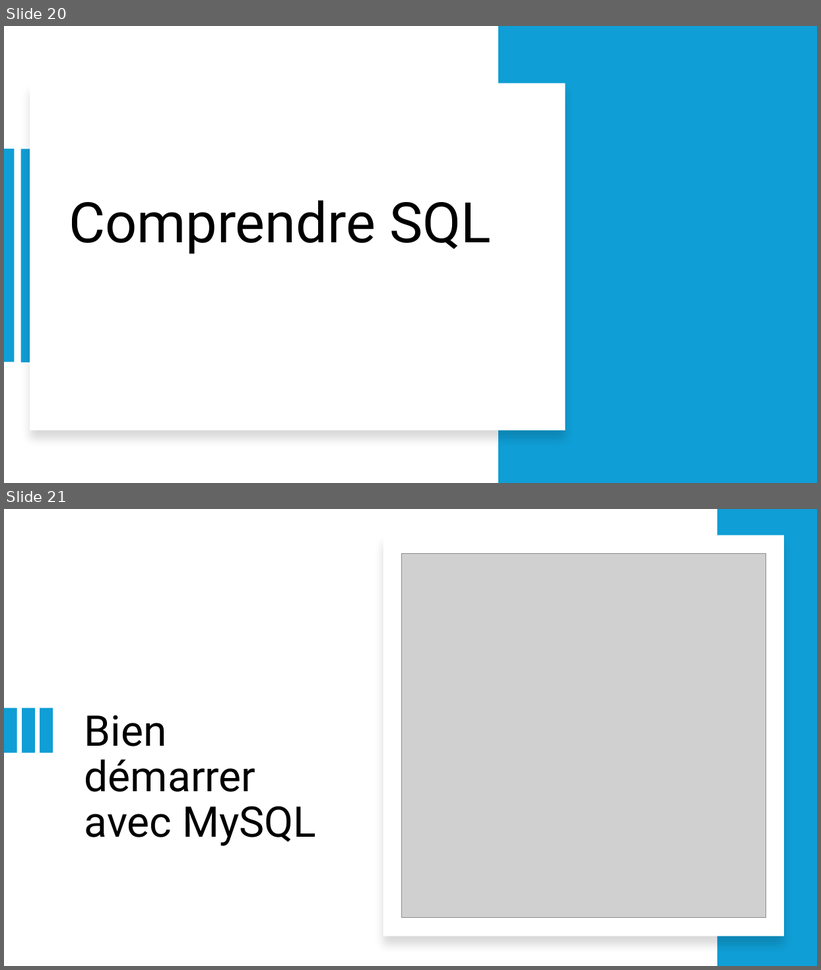
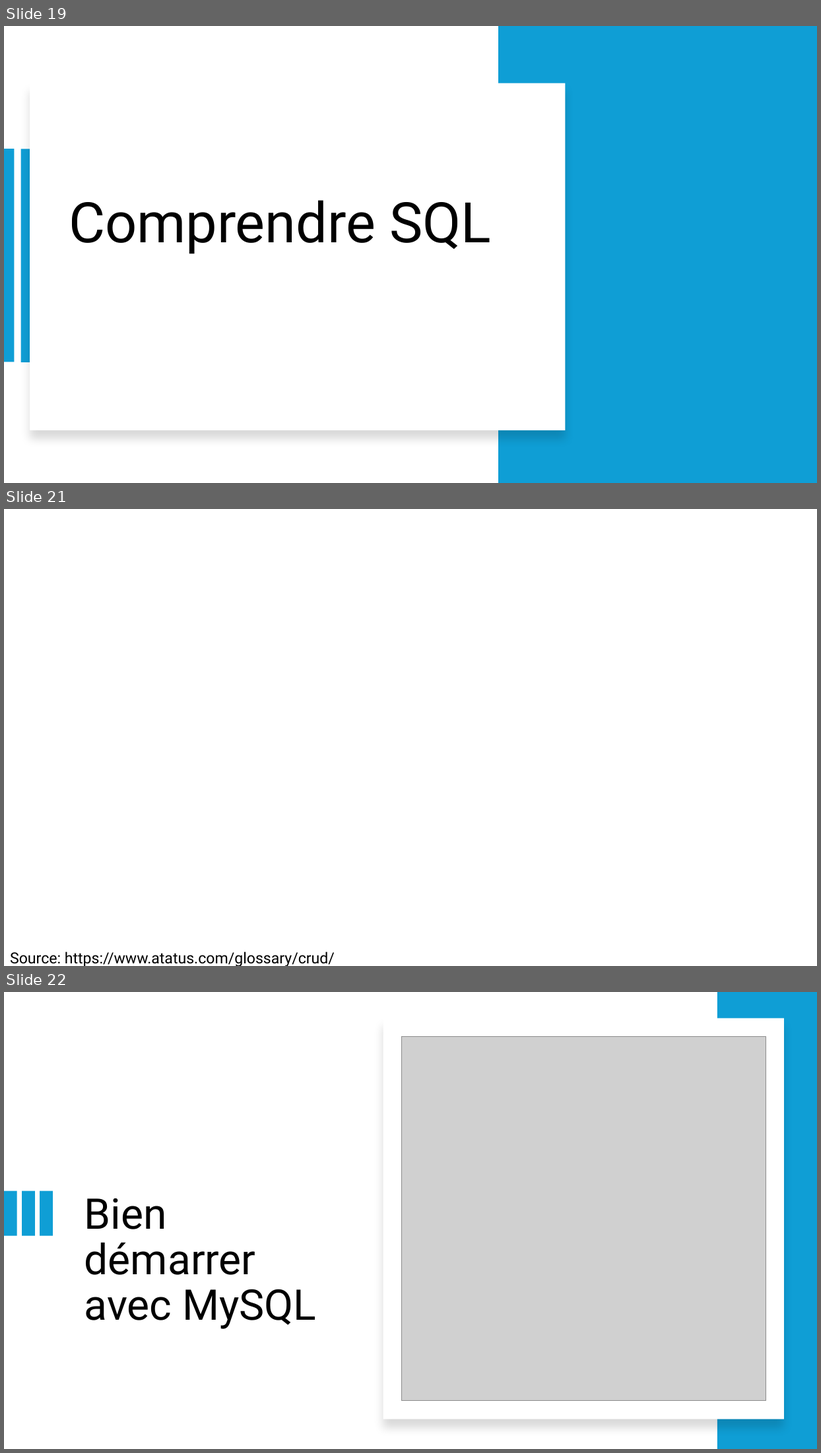
Before and after one commit to LeCoinStat/LeCoinStat, a slide deck: Bien_Debuter_SQL/Jour1/Bases_SQL_Guide_Pour_Bien_Démarrer.pptx. Shown one above the other, each under a label of ours: slides 20 and 21 before the commit, slides 19, 21 and 22 after it; the slides between them are not shown. The pictures are 821x970 and 821x1453 pixels, drawn with LibreOffice and Linux fonts; fonts in the diff are those of the drawing; grey boxes stand for pictures; background and template pictures are left out. Boxes give left, top, right and bottom in pixels: in the first picture for what was removed or moved away, otherwise in the second. Text is boxed around its words. In the diff, an @@ line names an element or a change of style, - is before the commit and + after.

```diff
--- a/Bien_Debuter_SQL/Jour1/Bases_SQL_Guide_Pour_Bien_Démarrer.pptx
+++ b/Bien_Debuter_SQL/Jour1/Bases_SQL_Guide_Pour_Bien_Démarrer.pptx
@@ slide 21 added at (x1=4, y1=509, x2=817, y2=966), background picture (left out) @@
@@ text added at (x1=10, y1=952, x2=335, y2=966), 18 pt, text #000000 @@
+Source: https://www.atatus.com/glossary/crud/
@@ what was slide 20 is now slide 19 @@
@@ what was slide 21 is now slide 22 @@
```
Also in this commit, not shown: 2 other slides added, 1 slide removed, 2 other files.
